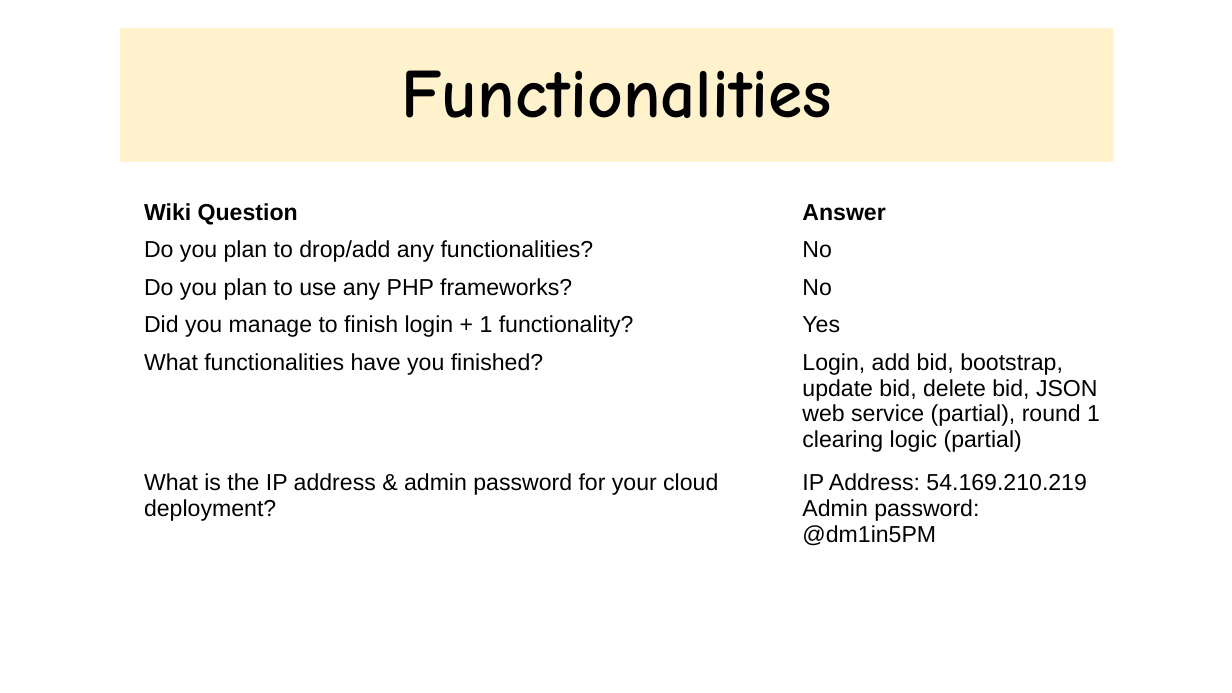
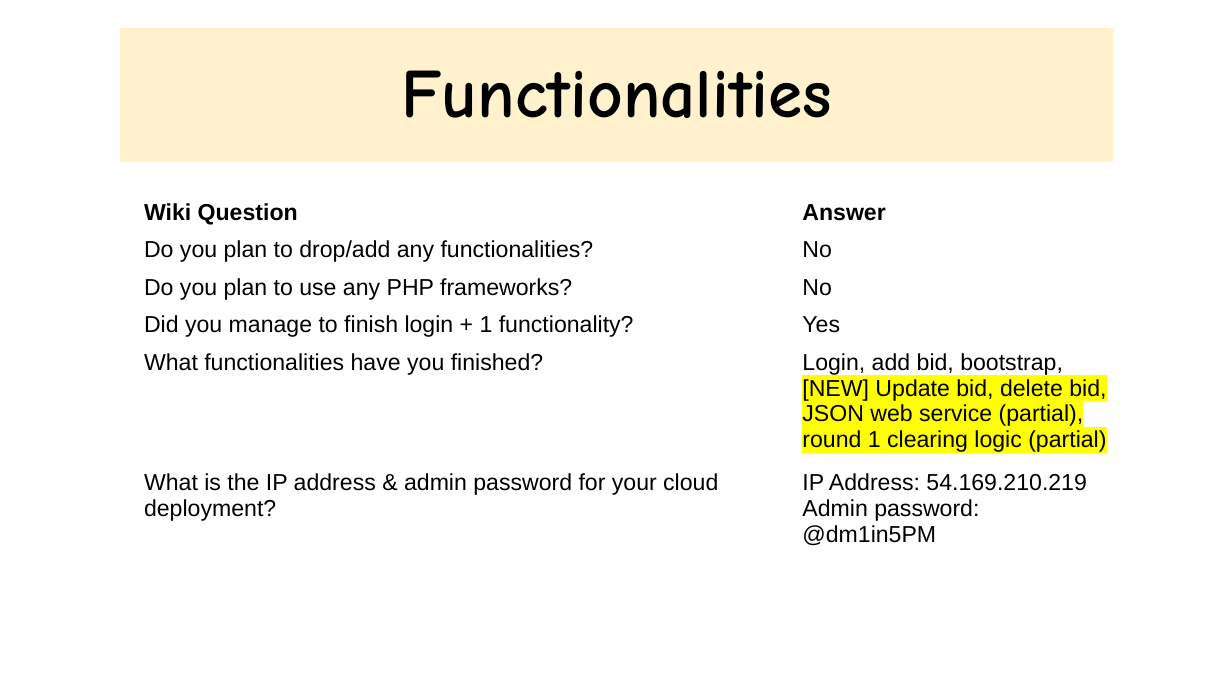
Before and after one commit to xbloh/Online-Course-Bidding-System-, a slide deck: slide 2 of presentations/Week 11 Online Review.pptx. Drawn at 1232x693 pixels with LibreOffice and Linux fonts; fonts in the diff are those of the drawing. Boxes give left, top, right and bottom in pixels: in the first picture for what was removed or moved away, otherwise in the second. Text is boxed around its words. In the diff, an @@ line names an element or a change of style, - is before the commit and + after.

```diff
--- a/presentations/Week 11 Online Review.pptx
+++ b/presentations/Week 11 Online Review.pptx
@@ table at (x1=135, y1=195, x2=1129, y2=557) @@
-row 5, column 2: Login, add bid, bootstrap, update bid, delete bid, JSON web service (partial), round 1 clearing logic (partial)
+row 5, column 2: Login, add bid, bootstrap, [NEW] Update bid, delete bid, JSON web service (partial), round 1 clearing logic (partial)
```
Also in this commit, not shown: 1 other slide changed.
